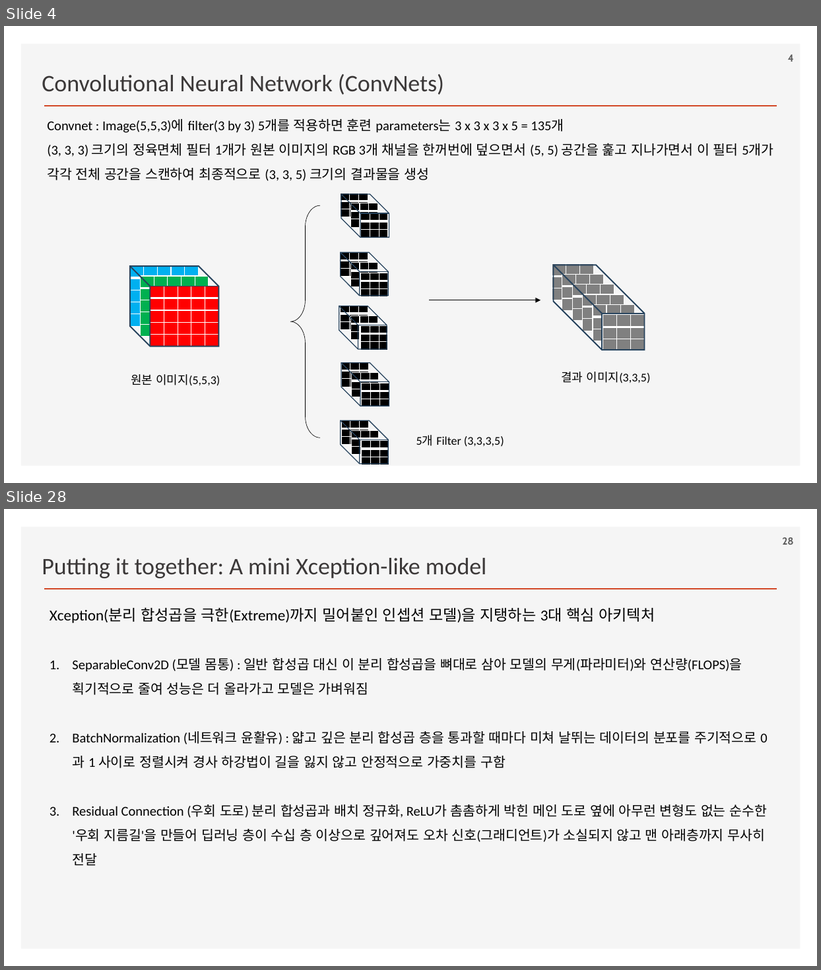
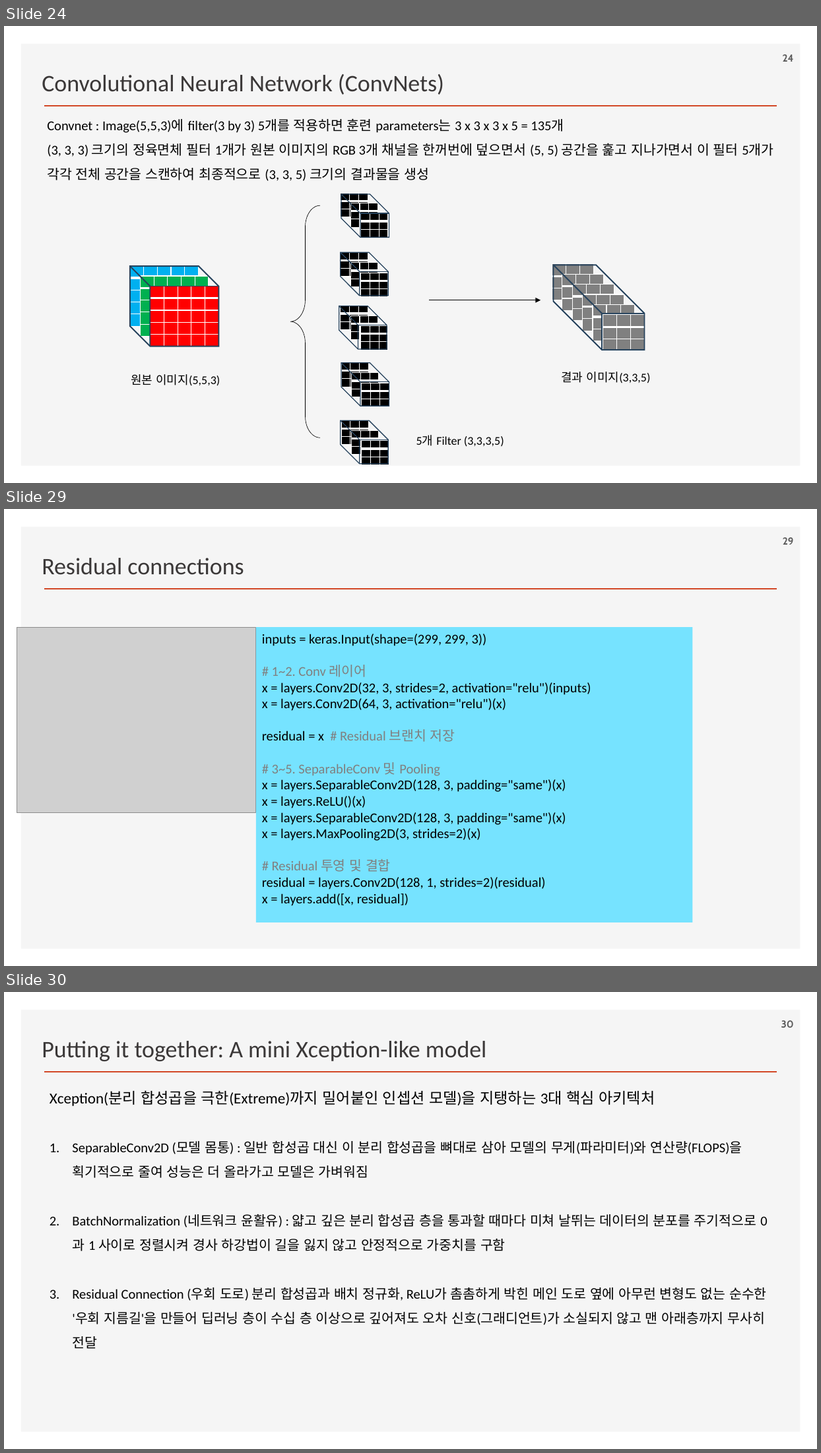
Before and after one commit to ancestor9/2026_Fall_Deep-Learning-with-Python, a slide deck: Chapter 09 ConvNet architecture patterns.pptx. Shown one above the other, each under a label of ours: slides 4 and 28 before the commit, slides 24, 29 and 30 after it; the slides between them are not shown. The pictures are 821x970 and 821x1453 pixels, drawn with LibreOffice and Linux fonts; fonts in the diff are those of the drawing; grey boxes stand for pictures; background and template pictures are left out. Boxes give left, top, right and bottom in pixels: in the first picture for what was removed or moved away, otherwise in the second. Text is boxed around its words. In the diff, an @@ line names an element or a change of style, - is before the commit and + after.

```diff
--- a/Chapter 09 ConvNet architecture patterns.pptx
+++ b/Chapter 09 ConvNet architecture patterns.pptx
@@ slide 29 added at (x1=4, y1=509, x2=817, y2=966), background #FFFFFF; not listed: 2 template elements that a slide beside it also shows @@
@@ page number added at (x1=783, y1=537, x2=794, y2=545), 12 pt, text #595959, bold @@
+29
@@ text added at (x1=42, y1=558, x2=244, y2=575), 28 pt, text #3B3838 @@
+Residual connections
@@ picture added at (x1=17, y1=627, x2=256, y2=813) @@
@@ rectangle added at (x1=256, y1=627, x2=692, y2=923), fill #76E3FF, 16 pt, text #000000 @@
+inputs = keras.Input(shape=(299, 299, 3))
+# 1~2. Conv 레이어
+x = layers.Conv2D(32, 3, strides=2, activation="relu")(inputs)
+x = layers.Conv2D(64, 3, activation="relu")(x)
+residual = x # Residual 브랜치 저장
+# 3~5. SeparableConv 및 Pooling
+x = layers.SeparableConv2D(128, 3, padding="same")(x)
+x = layers.ReLU()(x)
+x = layers.SeparableConv2D(128, 3, padding="same")(x)
+x = layers.MaxPooling2D(3, strides=2)(x)
+# Residual 투영 및 결합
+residual = layers.Conv2D(128, 1, strides=2)(residual)
+x = layers.add([x, residual])
@@ what was slide 4 is now slide 24 @@
@@ page number at (x1=783, y1=54, x2=794, y2=62): text changed @@
-4
+24
@@ what was slide 28 is now slide 30 @@
@@ page number at (x1=781, y1=1020, x2=794, y2=1028): text changed @@
-28
+30
```
Also in this commit, not shown: 6 slides changed, 7 other slides added, 1 other file.
